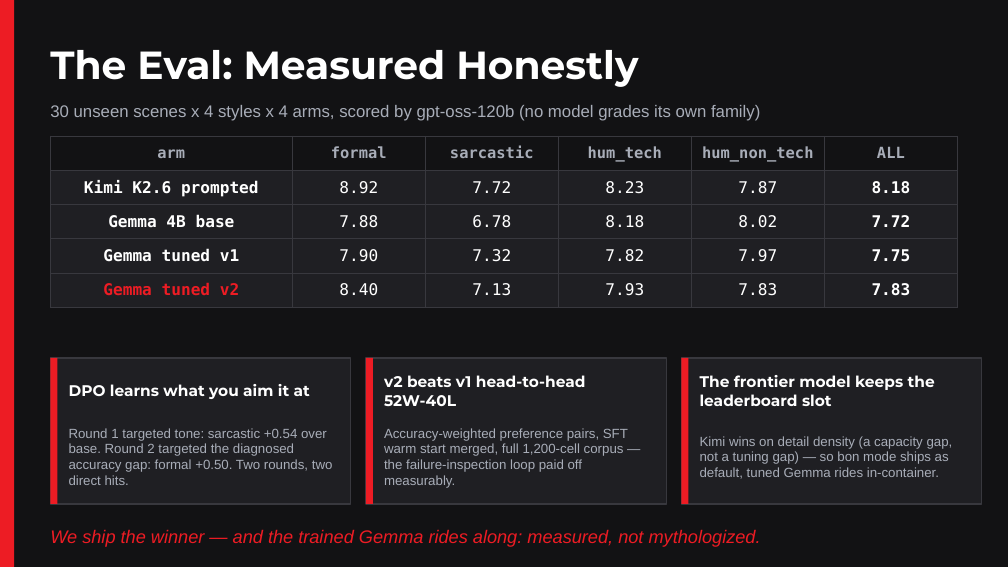
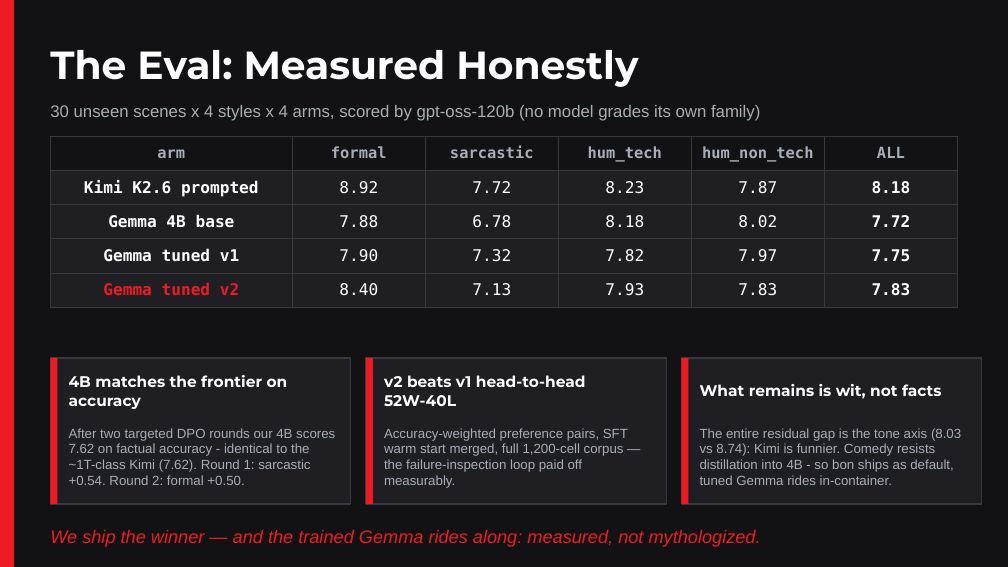
Before and after one commit to SankarSubbayya/styleforge, a slide deck: slide 8 of presentation/StyleForge.pptx. Drawn at 1008x567 pixels with LibreOffice and Linux fonts; fonts in the diff are those of the drawing. Boxes give left, top, right and bottom in pixels: in the first picture for what was removed or moved away, otherwise in the second. Text is boxed around its words. In the diff, an @@ line names an element or a change of style, - is before the commit and + after.

```diff
--- a/presentation/StyleForge.pptx
+++ b/presentation/StyleForge.pptx
@@ text at box(69, 375, 288, 409): text changed @@
-DPO learns what you aim it at
+4B matches the frontier on accuracy
@@ text at box(700, 384, 942, 399): text changed @@
-The frontier model keeps the leaderboard slot
+What remains is wit, not facts
@@ text at box(69, 428, 335, 485): text changed @@
-Round 1 targeted tone: sarcastic +0.54 over base. Round 2 targeted the diagnosed accuracy gap: formal +0.50. Two rounds, two direct hits.
+After two targeted DPO rounds our 4B scores 7.62 on factual accuracy - identical to the ~1T-class Kimi (7.62). Round 1: sarcastic +0.54. Round 2: formal +0.50.
@@ text at box(700, 428, 961, 485): text changed @@
-Kimi wins on detail density (a capacity gap, not a tuning gap) — so bon mode ships as default, tuned Gemma rides in-container.
+The entire residual gap is the tone axis (8.03 vs 8.74): Kimi is funnier. Comedy resists distillation into 4B - so bon ships as default, tuned Gemma rides in-container.
```
Also in this commit, not shown: 3 other files.
